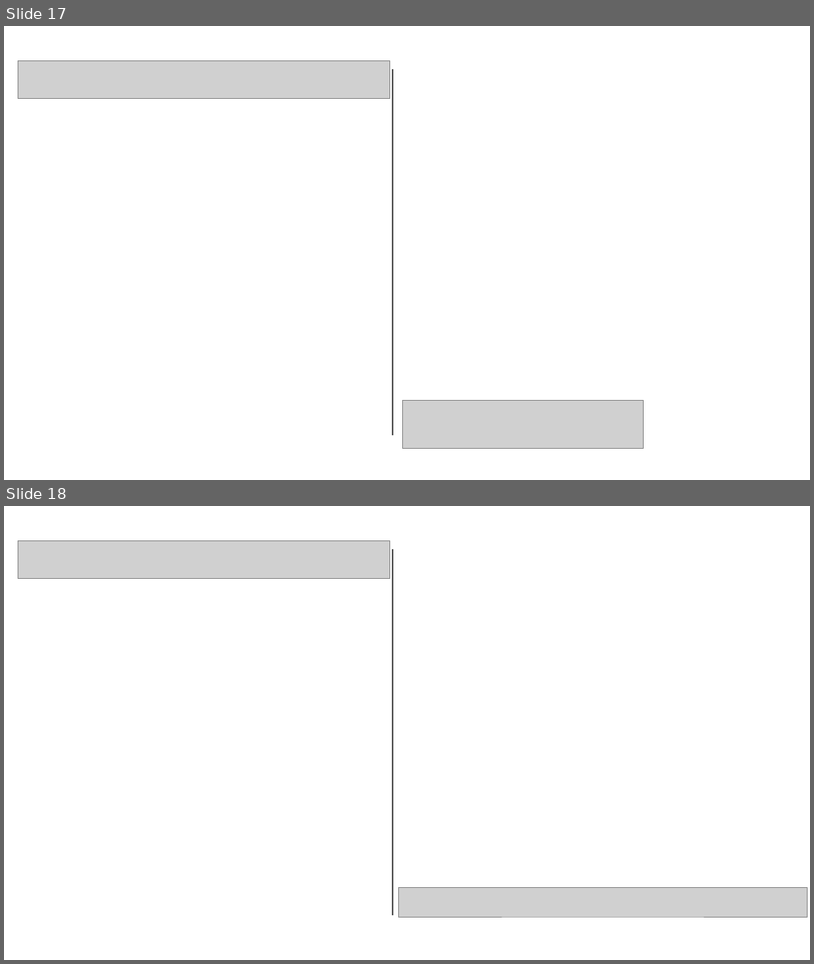
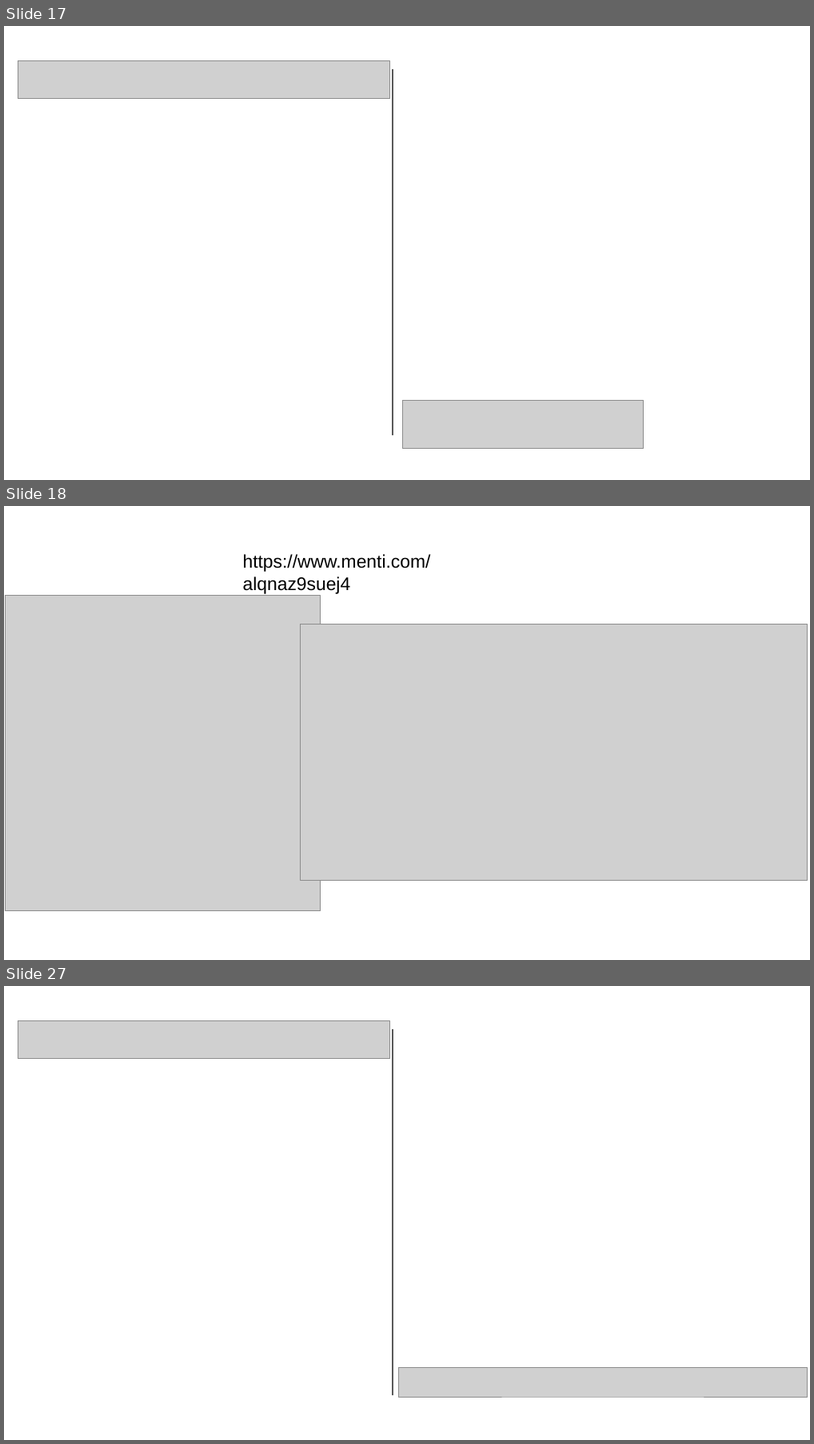
Before and after one commit to pvermees/geostats, a slide deck: slides/quizzes.odp. Shown one above the other, each under a label of ours: slides 17 and 18 before the commit, slides 17, 18 and 27 after it; the slides between them are not shown. The pictures are 814x964 and 814x1444 pixels, drawn with LibreOffice and Linux fonts; fonts in the diff are those of the drawing; grey boxes stand for pictures. Boxes give left, top, right and bottom in pixels: in the first picture for what was removed or moved away, otherwise in the second. Text is boxed around its words. In the diff, an @@ line names an element or a change of style, - is before the commit and + after.

```diff
--- a/slides/quizzes.odp
+++ b/slides/quizzes.odp
@@ slide 18 added at (x1=4, y1=506, x2=810, y2=960), background #FFFFFF @@
@@ text added at (x1=243, y1=554, x2=431, y2=594), 18 pt, text #000000 @@
+https://www.menti.com/alqnaz9suej4
@@ picture added at (x1=6, y1=596, x2=321, y2=911) @@
@@ picture added at (x1=301, y1=624, x2=808, y2=880) @@
@@ what was slide 18 is now slide 27 @@
```
Also in this commit, not shown: 8 other slides added, 4 other files.
